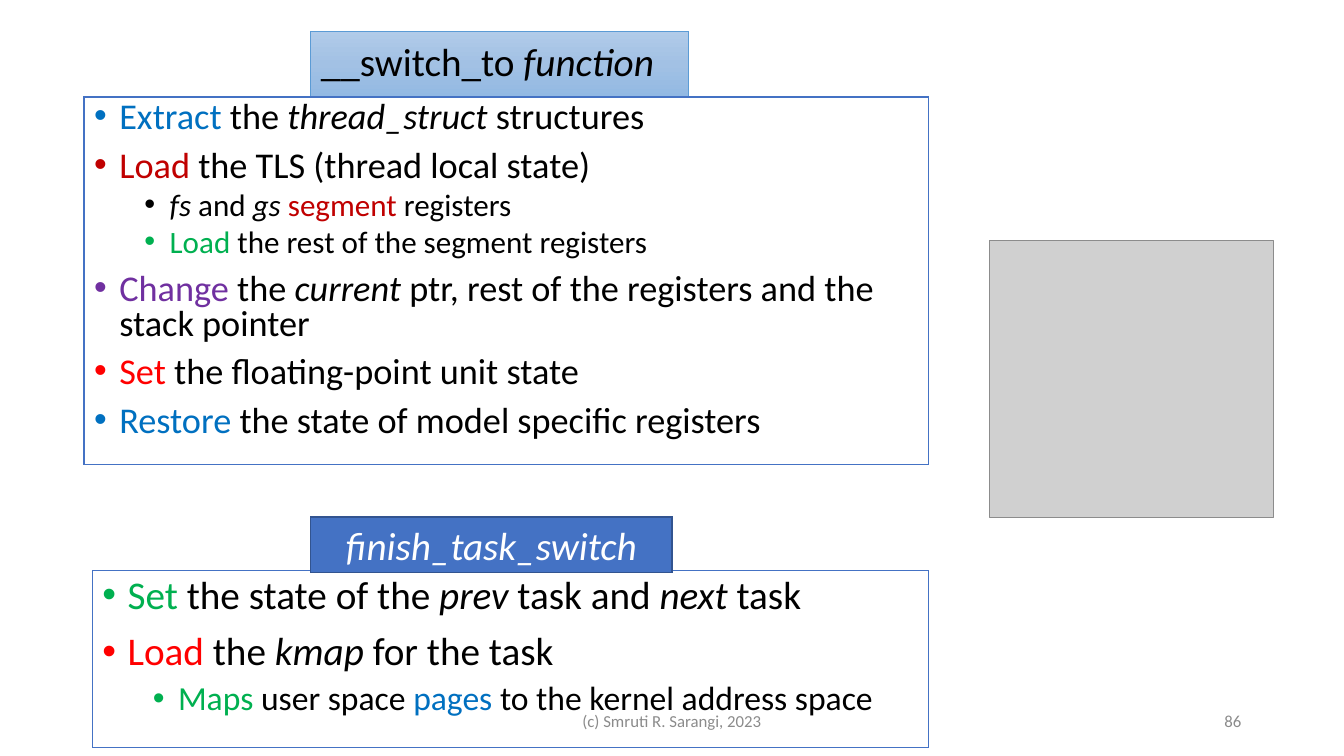
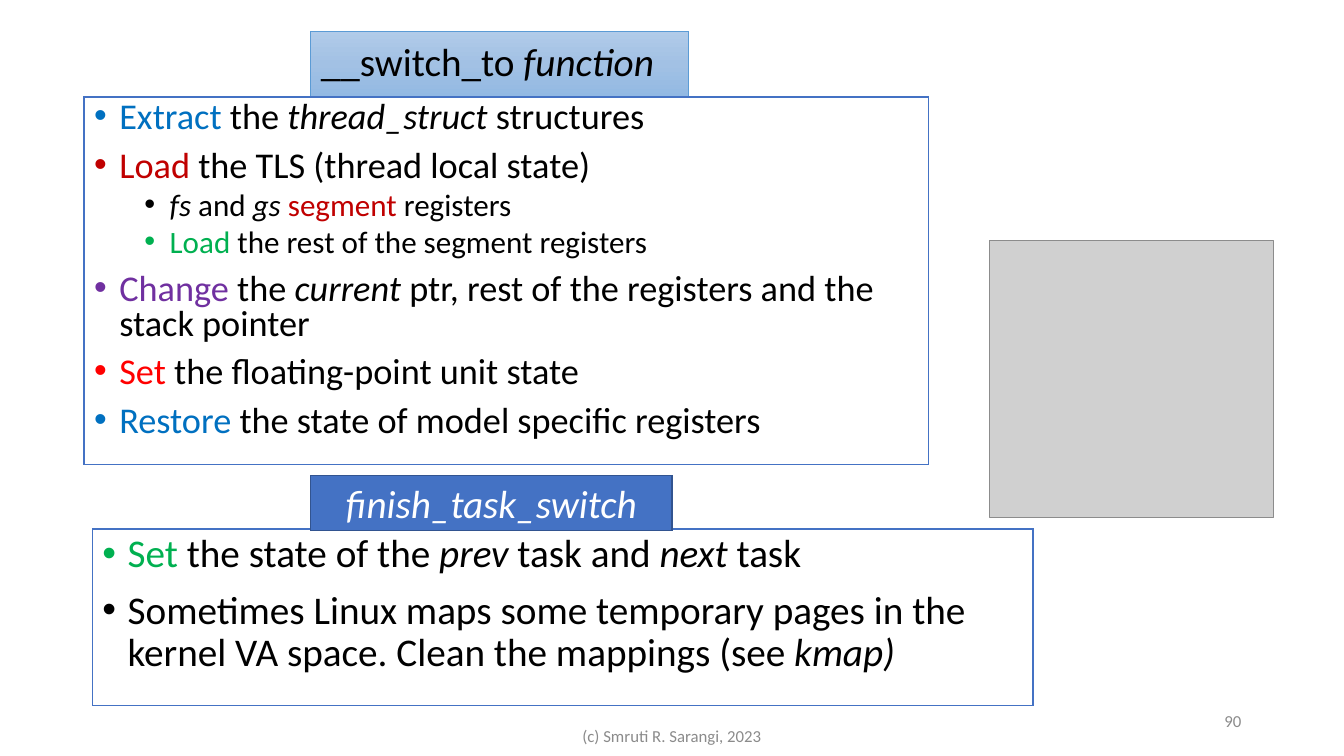
Before and after one commit to srsarangi/srsarangi.github.io, a slide deck: slide 90 of osbook/slides/3.processes.pptx (slide 86 before the commit). Drawn at 1344x756 pixels with LibreOffice and Linux fonts; fonts in the diff are those of the drawing; grey boxes stand for pictures. Boxes give left, top, right and bottom in pixels: in the first picture for what was removed or moved away, otherwise in the second. Text is boxed around its words. In the diff, an @@ line names an element or a change of style, - is before the commit and + after.

```diff
--- a/osbook/slides/3.processes.pptx
+++ b/osbook/slides/3.processes.pptx
@@ rectangle "finish_task_switch": place and size @@
-rectangle "finish_task_switch" at [311,517,671,573]
+rectangle "finish_task_switch" at [311,476,671,531]
@@ rectangle "Set the state of the ...": place and size @@
-rectangle "Set the state of the ..." at [93,571,930,747]
+rectangle "Set the state of the ..." at [93,529,1033,706]
@@ text in rectangle at [128,596,965,673]: text changed; size 24 to 28 pt @@
-• Load the kmap for the task
-  • Maps user space pages to the kernel address space
+• Sometimes Linux maps some temporary pages in the kernel VA space. Clean the mappings (see kmap)
@@ text "(c) Smruti R. Sarangi, 2023": place and size @@
-text "(c) Smruti R. Sarangi, 2023" at [582,715,761,730]
+text "(c) Smruti R. Sarangi, 2023" at [582,730,761,745]
@@ page number at [1224,716,1241,727]: text changed @@
-86
+90
```
Also in this commit, not shown: 12 other slides changed, 5 slides added, 1 slide removed.
